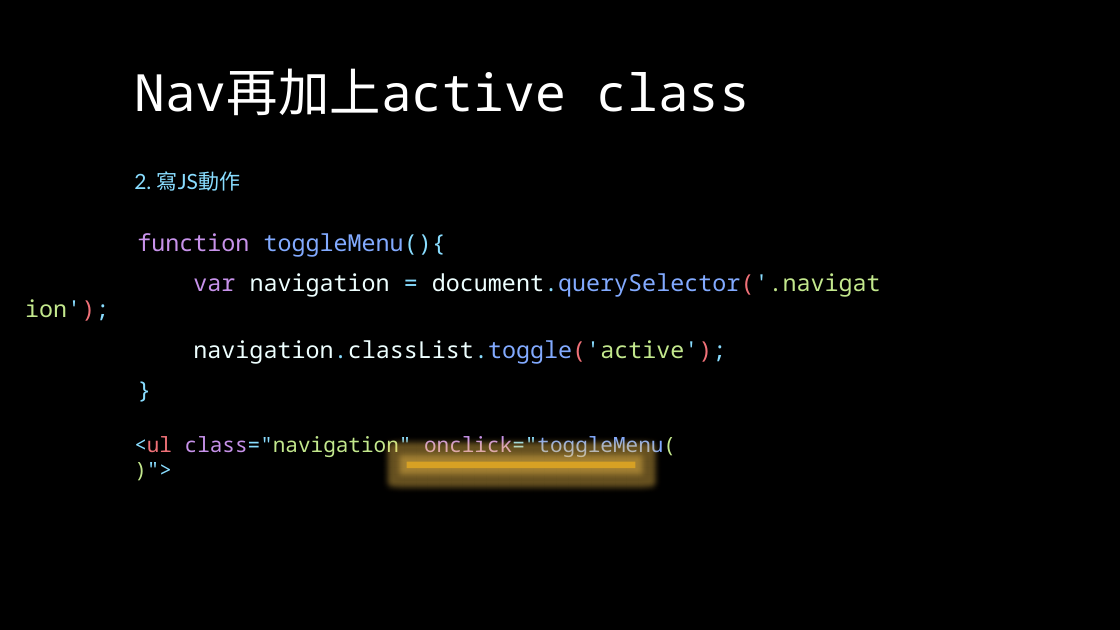
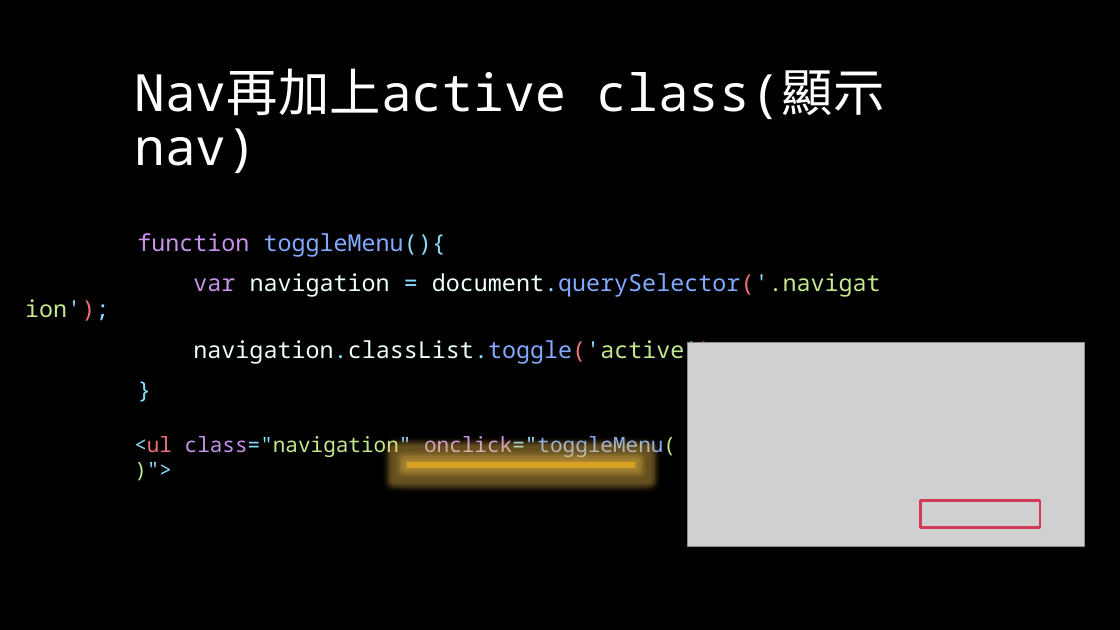
Before and after one commit to Alicexdcw/FrontEndTutorial, a slide deck: slide 22 of HTML & CSS & Javascript - RWD.pptx. Drawn at 1120x630 pixels with LibreOffice and Linux fonts; fonts in the diff are those of the drawing; grey boxes stand for pictures. Boxes give left, top, right and bottom in pixels: in the first picture for what was removed or moved away, otherwise in the second. Text is boxed around its words. In the diff, an @@ line names an element or a change of style, - is before the commit and + after.

```diff
--- a/HTML & CSS & Javascript - RWD.pptx
+++ b/HTML & CSS & Javascript - RWD.pptx
@@ title at box(134, 68, 885, 173): text changed @@
-Nav再加上active class
+Nav再加上active class(顯示nav)
@@ text removed at box(134, 171, 240, 191) @@
-2. 寫JS動作
@@ picture added at box(687, 343, 1085, 547) @@
@@ rectangle added at box(921, 501, 1040, 528), outline #D13B56 2.25 pt @@
```
Also in this commit, not shown: 8 other slides changed, 2 other files.
